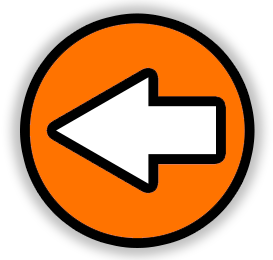
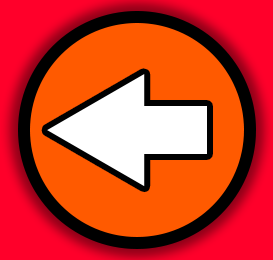
Revision of a layered 273×260 image; what changed, layer by layer:
added layer "Rectangle 2" above "Ellipse 1" over left=47, top=74, right=207, bottom=187
added layer "Ellipse 1" above "Layer 1" over left=18, top=11, right=256, bottom=249
renamed "Rectangle 1" to "Layer 1", painted on it over left=0, top=0, right=273, bottom=260
